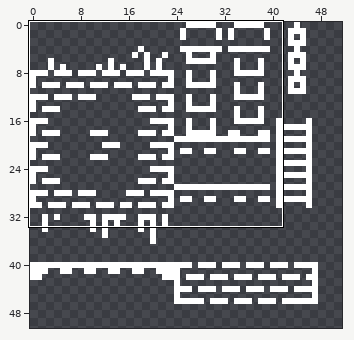
Edited in one commit: pixel-art file (atlas.ase). Above: a wide view before the commit, with the close-up outlined.
Close-up. Before:
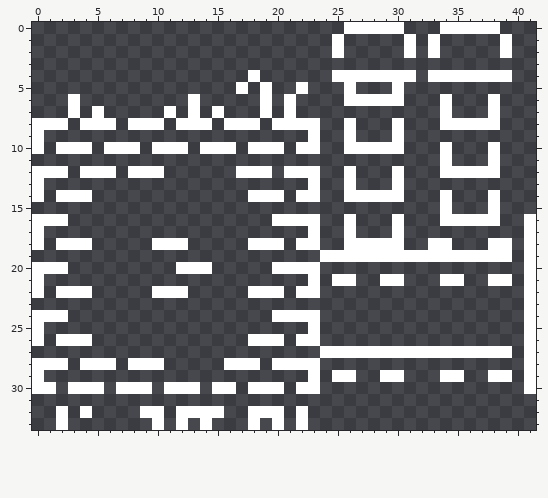
128x128 pixels, 1 frame. Shown: x 0..41, y 0..33. The wide view leaves out empty margins.
Now the later version:
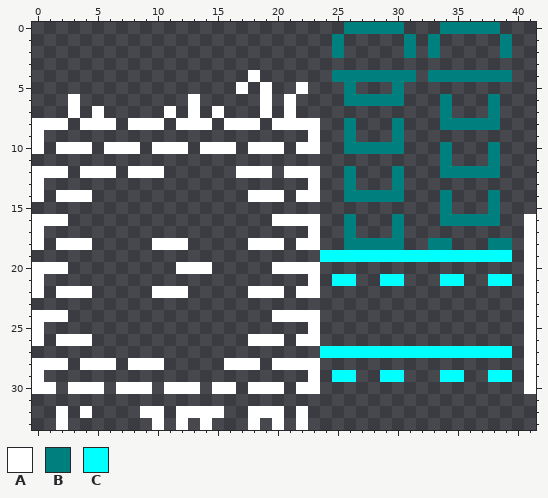
Palette (. is transparent): A #ffffff  B #007f7f  C #00ffff
Difference:
@@ x 22..41 @@
- 0 ....AAAAA...AAAAA...
- 1 ...A.....A.A.....A..
- 2 ...A.....A.A.....A..
+ 0 ....BBBBB...BBBBB...
+ 1 ...B.....B.B.....B..
+ 2 ...B.....B.B.....B..
  3 ....................
- 4 ...AAAAAAA.AAAAAAA..
- 5 A...A...A...........
- 6 ....AAAAA...A...A...
- 7 ............A...A...
- 8 AA..A...A...AAAAA...
- 9 .A..A...A...........
-10 AA..AAAAA...A...A...
-11 ............A...A...
-12 AA..A...A...AAAAA...
-13 .A..A...A...........
-14 AA..AAAAA...A...A...
-15 ............A...A...
-16 AA..A...A...AAAAA..A
-17 .A..A...A..........A
-18 AA..AAAAA..AA...AA.A
-19 ..AAAAAAAAAAAAAAAA.A
+ 4 ...BBBBBBB.BBBBBBB..
+ 5 A...B...B...........
+ 6 ....BBBBB...B...B...
+ 7 ............B...B...
+ 8 AA..B...B...BBBBB...
+ 9 .A..B...B...........
+10 AA..BBBBB...B...B...
+11 ............B...B...
+12 AA..B...B...BBBBB...
+13 .A..B...B...........
+14 AA..BBBBB...B...B...
+15 ............B...B...
+16 AA..B...B...BBBBB..A
+17 .A..B...B..........A
+18 AA..BBBBB..BB...BB.A
+19 ..CCCCCCCCCCCCCCCC.A
 20 AA.................A
-21 .A.AA..AA...AA..AA.A
+21 .A.CC..CC...CC..CC.A
 22 AA.................A
@@ x 22..41 @@
 26 AA.................A
-27 ..AAAAAAAAAAAAAAAA.A
+27 ..CCCCCCCCCCCCCCCC.A
 28 AA.................A
-29 .A.AA..AA...AA..AA.A
+29 .A.CC..CC...CC..CC.A
 30 AA.................A
Changed places in both close-ups, as pixel boxes (x1, y1, x2, y2):
changed: (320, 22, 512, 286)
changed: (320, 346, 512, 382)
